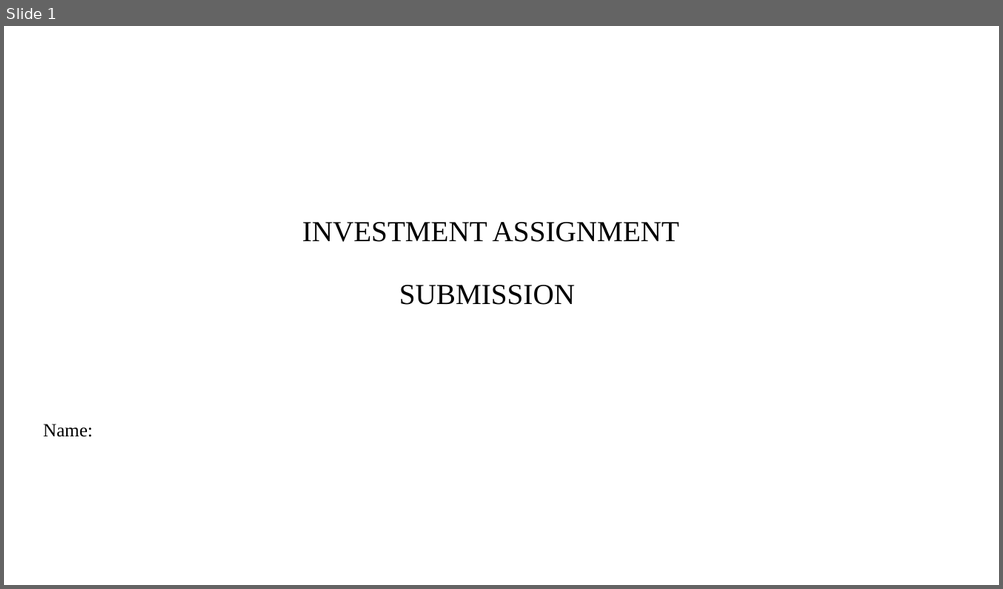
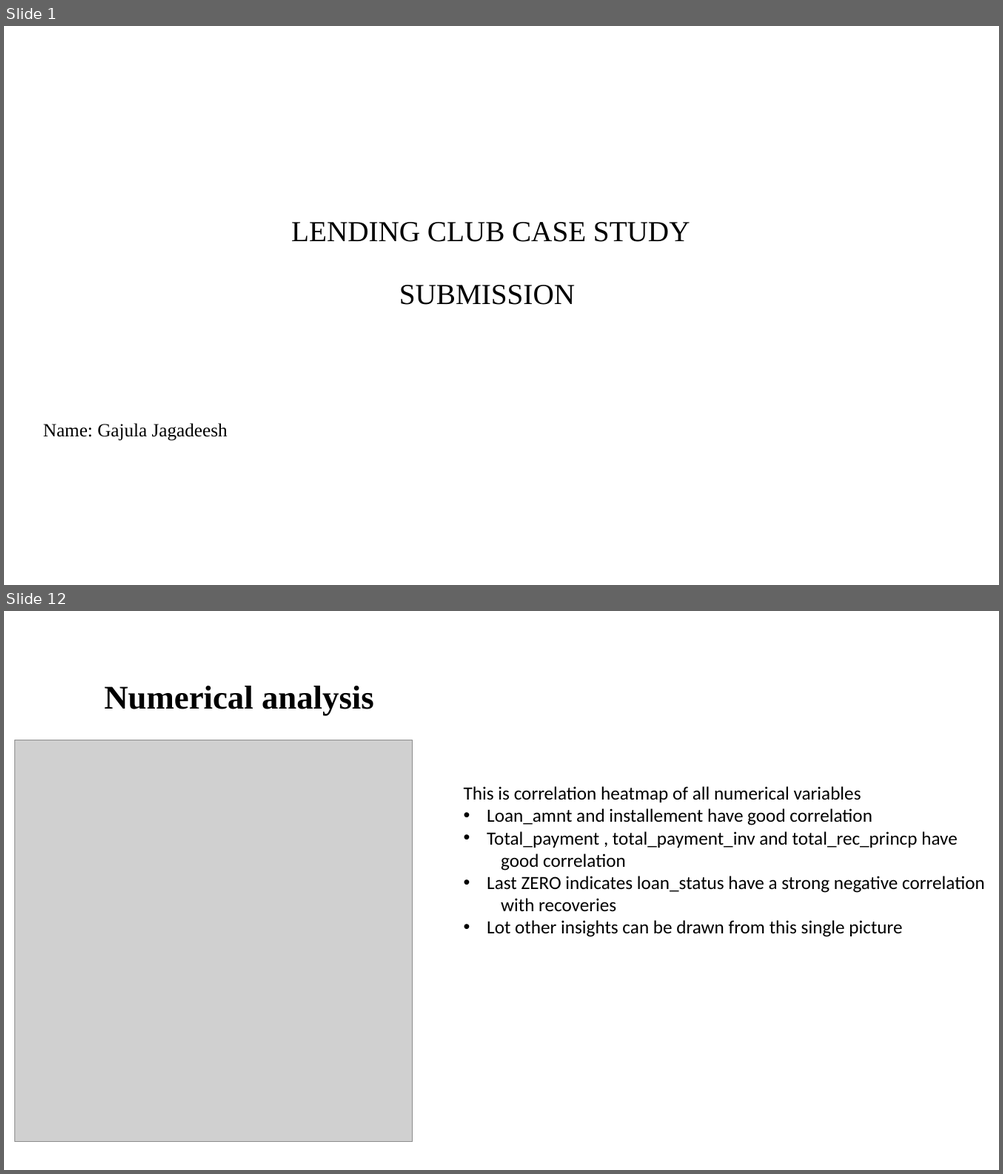
Before and after one commit to jagadeesh-gajula/Lending-club-case-study, a slide deck: INVEST.pptx. Shown one above the other, each under a label of ours: slide 1 before the commit, slides 1 and 12 after it; the slides between them are not shown. The pictures are 1003x589 and 1003x1174 pixels, drawn with LibreOffice and Linux fonts; fonts in the diff are those of the drawing; grey boxes stand for pictures; background and template pictures are left out. Boxes give left, top, right and bottom in pixels: in the first picture for what was removed or moved away, otherwise in the second. Text is boxed around its words. In the diff, an @@ line names an element or a change of style, - is before the commit and + after.

Commit message:
before submission2

```diff
--- a/INVEST.pptx
+++ b/INVEST.pptx
@@ slide 12 added at box(4, 611, 999, 1170), background #FFFFFF @@
@@ title added at box(104, 686, 374, 715), 32 pt, text #000000, bold @@
+Numerical analysis
@@ picture added at box(15, 740, 413, 1142) @@
@@ text added at box(464, 786, 984, 937), 18 pt, text #000000 @@
+This is correlation heatmap of all numerical variables
+• Loan_amnt and installement have good correlation
+• Total_payment , total_payment_inv and total_rec_princp have
+good correlation
+• Last ZERO indicates loan_status have a strong negative correlation
+with recoveries
+• Lot other insights can be drawn from this single picture
@@ slide 1 changed as well @@
@@ title at box(291, 222, 690, 305): text changed @@
-INVESTMENT ASSIGNMENT
-SUBMISSION
+LENDING CLUB CASE STUDY
+SUBMISSION
@@ subtitle at box(43, 423, 227, 441): text changed @@
-Name:
+Name: Gajula Jagadeesh
```
Also in this commit, not shown: 13 other slides added, 9 slides removed, 1 other file.
